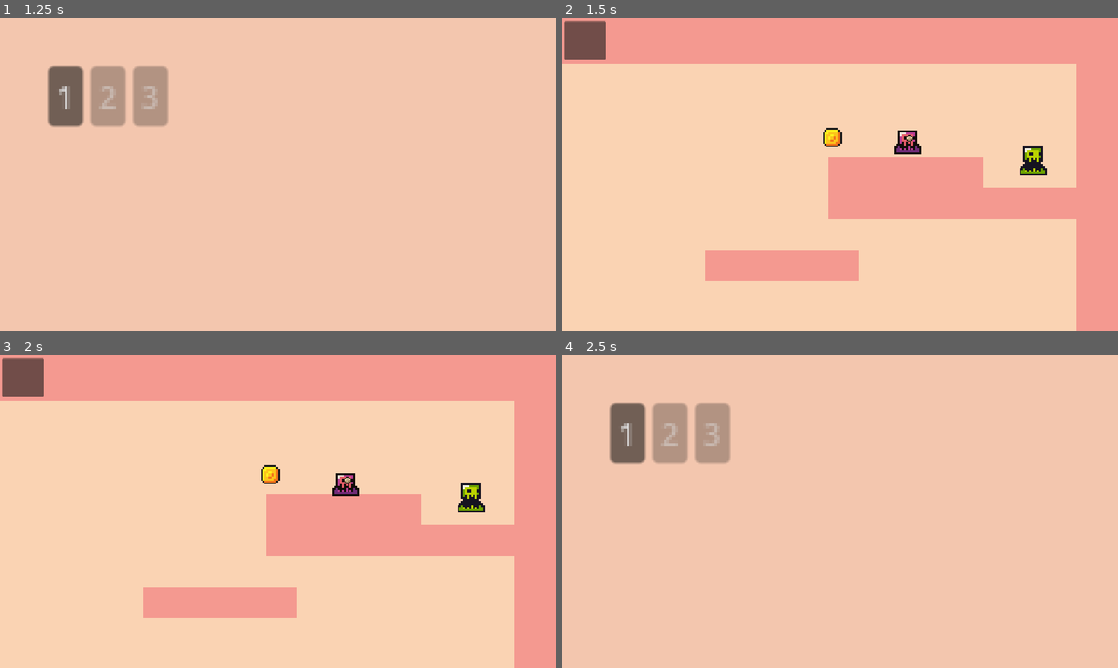
Above: before the commit, frames 1-4 (two rows, left to right).
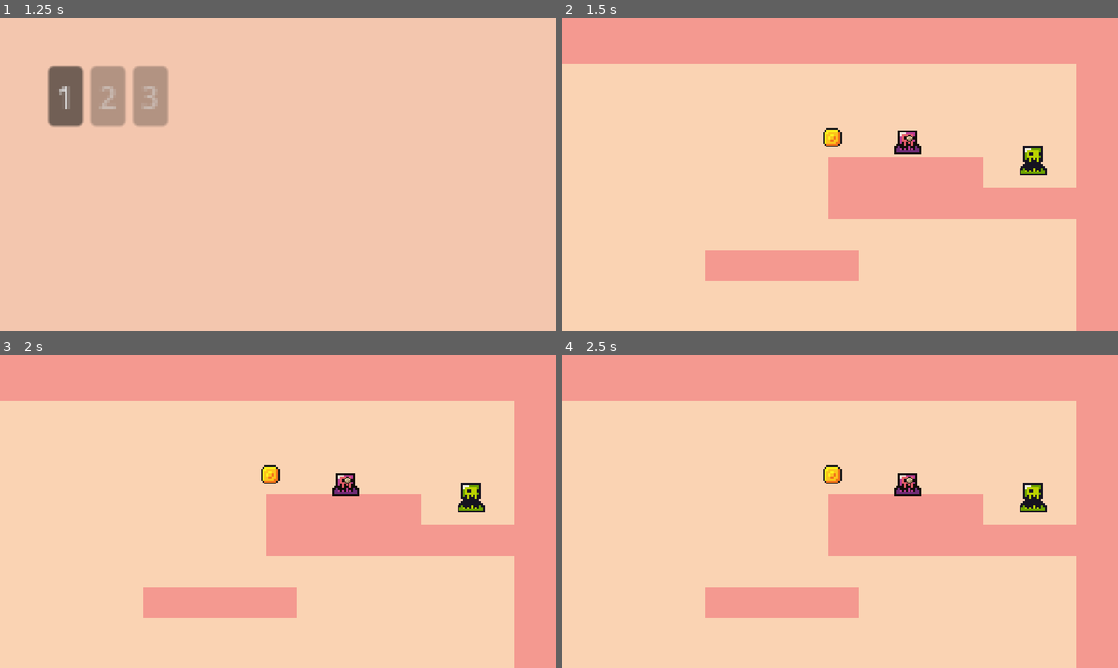
Above: after the commit, the same moments.

Repository: tanishashah2726/trollGame1
Game: Godot game, scene res://scenes/other/main_menu.tscn
Two runs of this game, one before a commit and one after it. Both use one fixed random seed, a clock stepped at 60 frames per second and the inputs below.
Inputs (mouse positions are in pixels of both pictures, inside the frame that each line leads up to):
- Up to frame 1 (1.25 s): click "Start" at 0.5 s
- Up to frame 2 (1.5 s): click "1" at 1.25 s
- Up to frame 3 (2 s): no input
- Up to frame 4 (2.5 s): click (584, 376) at 2.02 s

Frame 1 is identical in both runs. In frame 2, 0.9% of the frame differs, in the area x 0-8%, y 0-14%; in frame 3, 0.9%; in frame 4, 36%, in the area x 0-100%, y 0-100%.

Commit message:
added some graphics to the pause menu and fixed the logic slightly

Diff:
--- a/project.godot
+++ b/project.godot
@@ -53,6 +53,12 @@
 , Object(InputEventKey,"resource_local_to_scene":false,"resource_name":"","device":-1,"window_id":0,"alt_pressed":false …(182 unchanged characters)…
 ]
 }
+pause={
+"deadzone": 0.2,
+"events": [Object(InputEventKey,"resource_local_to_scene":false,"resource_name":"","device":-1,"window_id":0,"alt_pressed":false,"shift_pressed":false,"ctrl_pressed":false,"meta_pressed":false,"pressed":false,"keycode":0,"physical_keycode":4194305,"key_label":0,"unicode":0,"location":0,"echo":false,"script":null)
+, Object(InputEventKey,"resource_local_to_scene":false,"resource_name":"","device":-1,"window_id":0,"alt_pressed":false,"shift_pressed":false,"ctrl_pressed":false,"meta_pressed":false,"pressed":false,"keycode":0,"physical_keycode":81,"key_label":0,"unicode":113,"location":0,"echo":false,"script":null)
+]
+}
 
 [physics]
 
--- a/scenes/other/pause_menu.tscn
+++ b/scenes/other/pause_menu.tscn
@@ -5,10 +5,47 @@
 [node name="pause_menu" type="CanvasLayer" unique_id=462829160]
 script = ExtResource("1_ydy6h")
 
-[node name="level_menu_btn" type="Button" parent="." unique_id=212584663]
-offset_left = 5.0
-offset_top = 7.0
-offset_right = 91.0
-offset_bottom = 87.0
+[node name="ColorRect" type="ColorRect" parent="." unique_id=1246155546]
+z_index = -1
+offset_left = 349.0
+offset_top = 59.0
+offset_right = 859.0
+offset_bottom = 599.0
+color = Color(0.98321396, 0.7209982, 0.65976423, 1)
 
-[connection signal="pressed" from="level_menu_btn" to="." method="_on_level_menu_btn_pressed"]
+[node name="BoxContainer" type="BoxContainer" parent="." unique_id=909653826]
+offset_left = 489.0
+offset_top = 258.0
+offset_right = 715.0
+offset_bottom = 543.0
+theme_override_constants/separation = 30
+vertical = true
+
+[node name="level_menu_btn" type="Button" parent="BoxContainer" unique_id=212584663]
+z_index = 1
+layout_mode = 2
+theme_override_font_sizes/font_size = 48
+text = "Levels"
+
+[node name="settings_btn" type="Button" parent="BoxContainer" unique_id=1885890938]
+z_index = 1
+layout_mode = 2
+theme_override_font_sizes/font_size = 48
+text = "Settings"
+
+[node name="resume_btn" type="Button" parent="BoxContainer" unique_id=1704967031]
+z_index = 1
+layout_mode = 2
+theme_override_font_sizes/font_size = 48
+text = "Resume"
+
+[node name="Label" type="Label" parent="." unique_id=1350165968]
+offset_left = 505.0
+offset_top = 105.0
+offset_right = 674.0
+offset_bottom = 172.0
+theme_override_font_sizes/font_size = 48
+text = "Paused"
+
+[connection signal="pressed" from="BoxContainer/level_menu_btn" to="." method="_on_level_menu_btn_pressed"]
+[connection signal="pressed" from="BoxContainer/resume_btn" to="." method="_on_resume_btn_pressed"]
--- a/scripts/main_menu.gd
+++ b/scripts/main_menu.gd
@@ -1,5 +1,4 @@
 extends Node2D
-
 
 func _on_start_pressed() -> void:
 	get_tree().change_scene_to_file("res://scenes/other/level_menu.tscn")
--- a/scripts/pause_menu.gd
+++ b/scripts/pause_menu.gd
@@ -1,5 +1,16 @@
 extends CanvasLayer
 
+@onready var pause_menu: CanvasLayer = $"."
+
+func _ready() -> void:
+	pause_menu.visible = false
+
+func _process(delta: float) -> void:
+	if Input.is_action_just_pressed("pause"):
+		pause_menu.visible = true
 
 func _on_level_menu_btn_pressed() -> void:
 	get_tree().change_scene_to_file("res://scenes/other/level_menu.tscn")
+
+func _on_resume_btn_pressed() -> void:
+	pause_menu.visible = false
